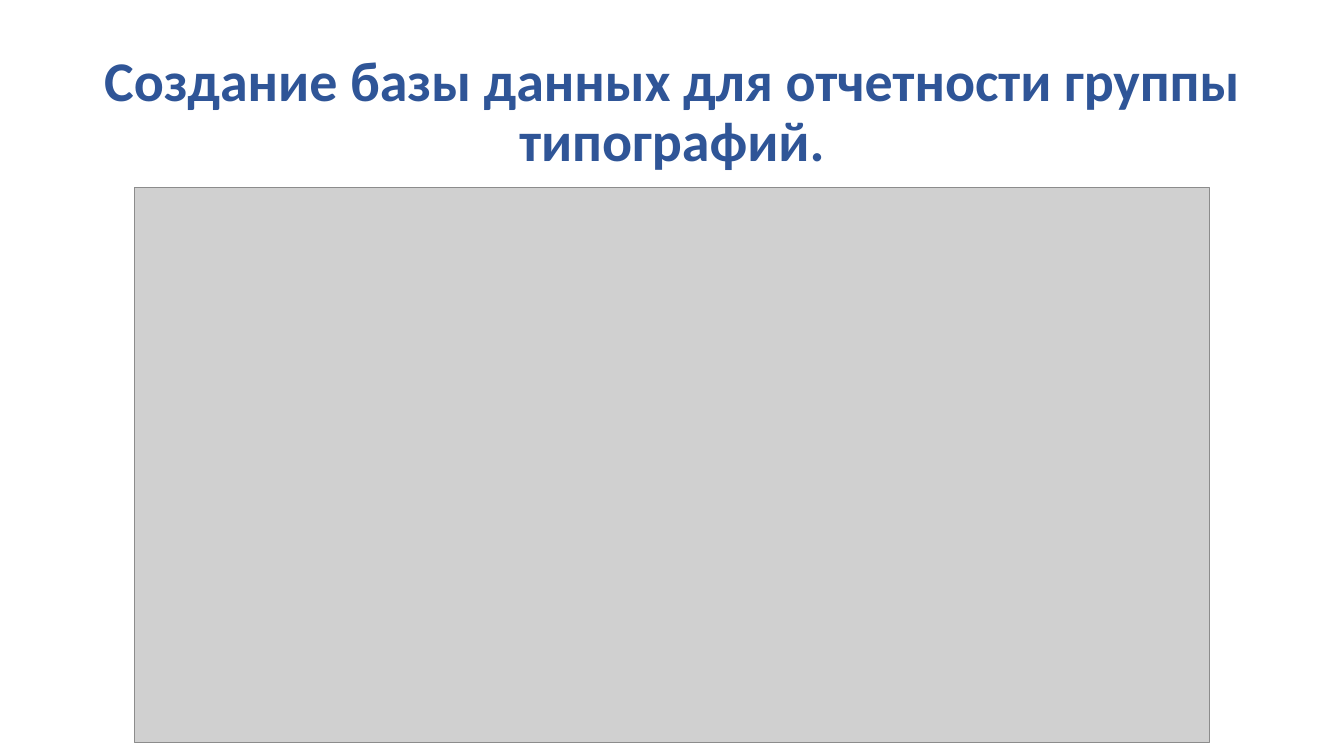
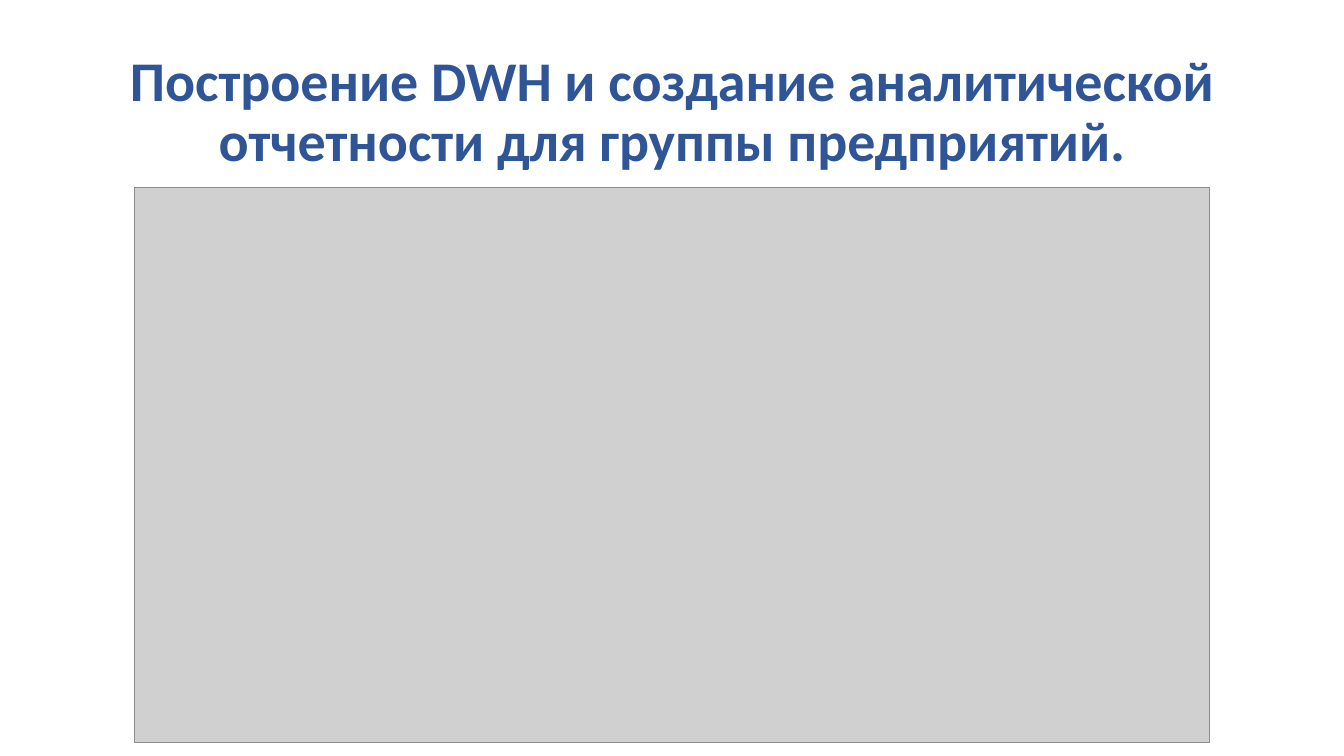
Before and after one commit to NickZigalov/SQL_Developer_lessons, a slide deck: slide 1 of DBdevProject/Презентация OTUS проект.pptx. Drawn at 1344x756 pixels with LibreOffice and Linux fonts; fonts in the diff are those of the drawing; grey boxes stand for pictures. Boxes give left, top, right and bottom in pixels: in the first picture for what was removed or moved away, otherwise in the second. Text is boxed around its words. In the diff, an @@ line names an element or a change of style, - is before the commit and + after.

Commit message:
DBdevProject_2

```diff
--- a/DBdevProject/Презентация OTUS проект.pptx
+++ b/DBdevProject/Презентация OTUS проект.pptx
@@ title at bbox=[130, 62, 1214, 170]: text changed @@
-Cоздание базы данных для отчетности группы типографий.
+Построение DWH и создание аналитической отчетности для группы предприятий.
```
